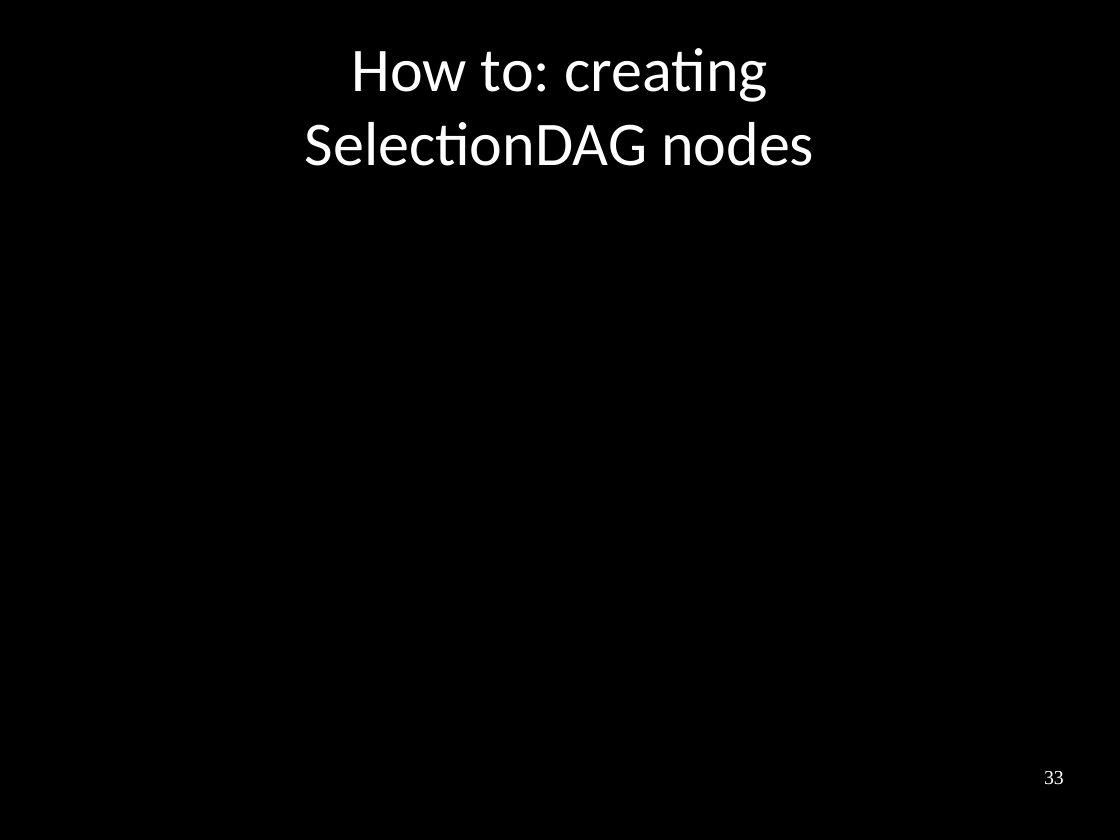
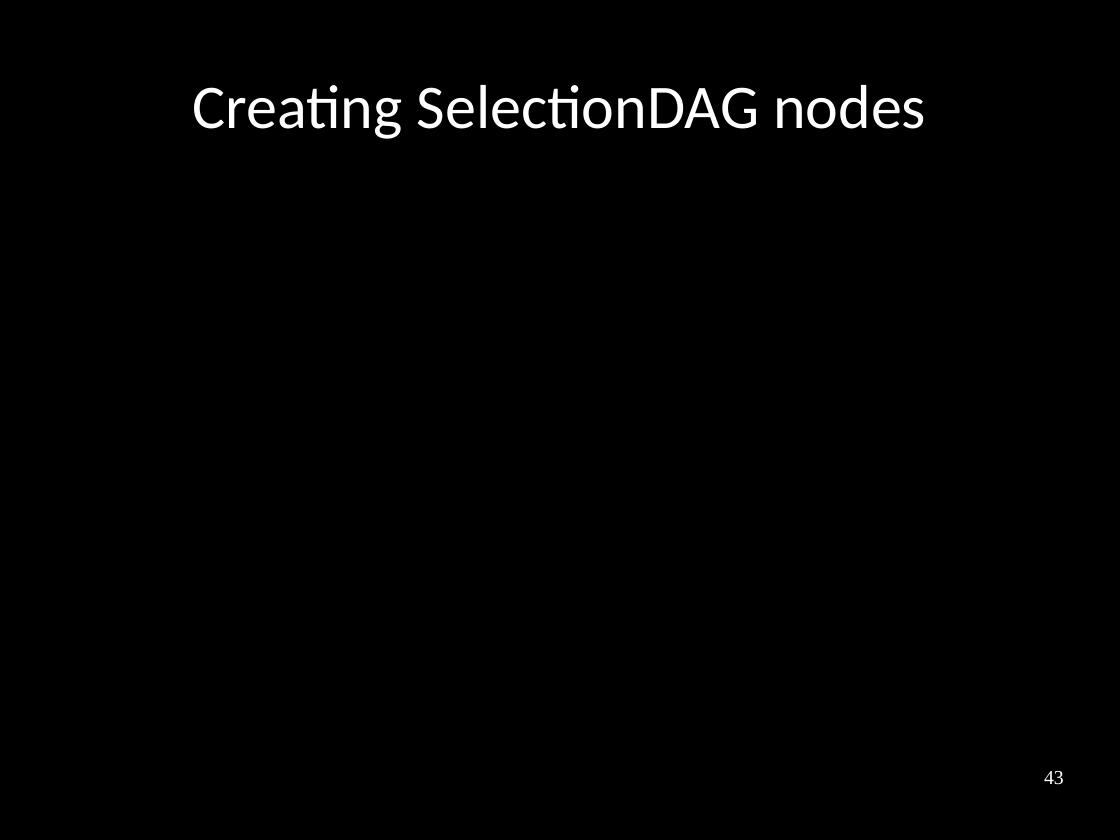
Before and after one commit to frasercrmck/llvm-leg, a slide deck: slide 43 of docs/Codeplay/Slides.odp (slide 33 before the commit). Drawn at 1120x840 pixels with LibreOffice and Linux fonts; fonts in the diff are those of the drawing. Boxes give left, top, right and bottom in pixels: in the first picture for what was removed or moved away, otherwise in the second. Text is boxed around its words. In the diff, an @@ line names an element or a change of style, - is before the commit and + after.

```diff
--- a/docs/Codeplay/Slides.odp
+++ b/docs/Codeplay/Slides.odp
@@ title at <box>192,85,926,139</box>: text changed @@
-How to: creating
-SelectionDAG nodes
+Creating SelectionDAG nodes
@@ page number at <box>1044,771,1064,785</box>: text changed @@
-33
+43
```
Also in this commit, not shown: 10 other slides changed, 6 slides added, 3 slides removed.
